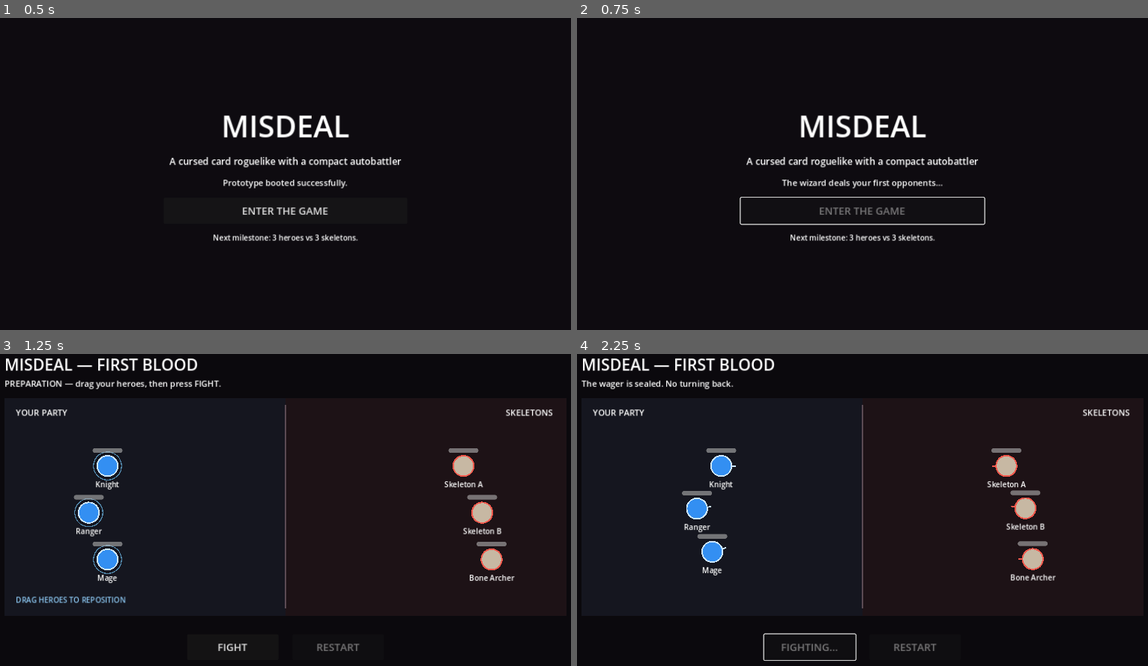
Above: before the commit, frames 1-4 (two rows, left to right).
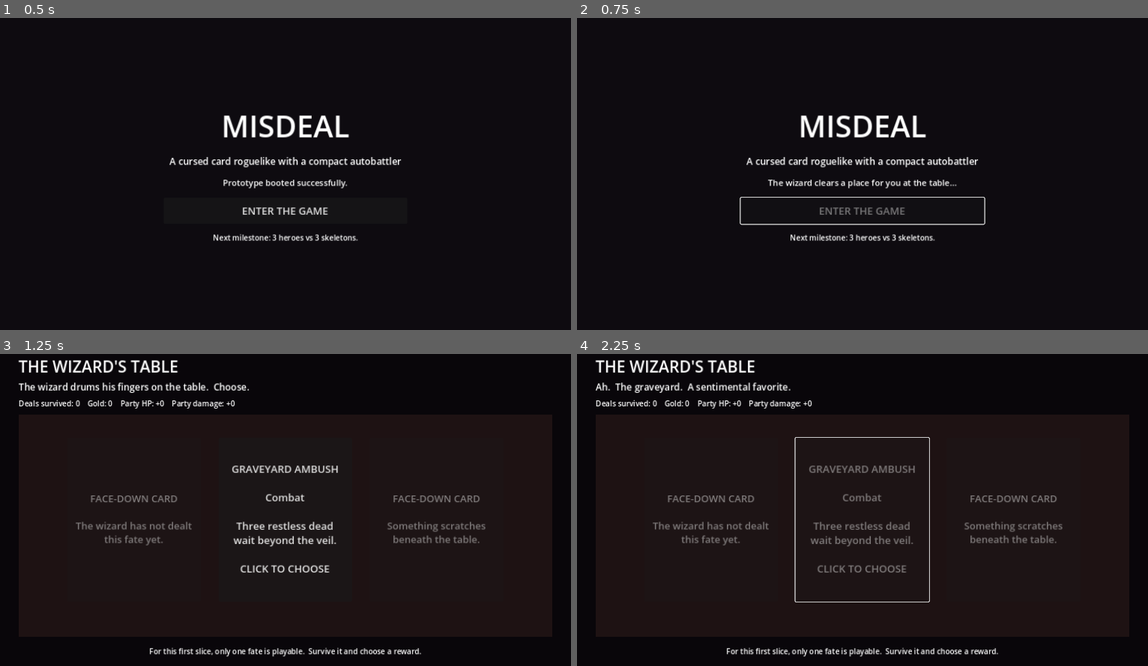
Above: after the commit, the same moments.

Repository: zampolit73/Misdeal
Game: Godot game, scene res://scenes/main/main.tscn
The game is run twice, just before and just after one commit, with the same random seed, the same clock (stepped at 60 frames per second) and the same inputs.
Inputs (mouse positions are in pixels of both pictures, inside the frame that each line leads up to):
- Up to frame 1 (0.5 s): no input
- Up to frame 2 (0.75 s): click "ENTER THE GAME" at 0.5 s
- Up to frame 3 (1.25 s): no input
- Up to frame 4 (2.25 s): click (811, 647) at 1.25 s, where only the run before the commit has a clickable "FIGHT"; click (862, 519) at 2 s, where only the run after the commit has a clickable "GRAVEYARD AMBUSH Combat Three…"

Frame 1 is identical in both runs. In frame 2, 0.5% of the frame differs, in the area x 33-67%, y 51-55%; in frame 3, 8.3%, in the area x 0-97%, y 1-98%; in frame 4, 8.0%.

Commit message:
Start new runs at the wizard table

Diff:
--- a/scripts/main.gd
+++ b/scripts/main.gd
@@ -7,7 +7,8 @@
 	start_button.pressed.connect(_on_start_button_pressed)
 
 func _on_start_button_pressed() -> void:
-	status_label.text = "The wizard deals your first opponents..."
+	RunState.reset_run()
+	status_label.text = "The wizard clears a place for you at the table..."
 	start_button.disabled = true
 	await get_tree().create_timer(0.35).timeout
-	get_tree().change_scene_to_file("res://scenes/battle/battle.tscn")
+	get_tree().change_scene_to_file("res://scenes/table/table.tscn")
